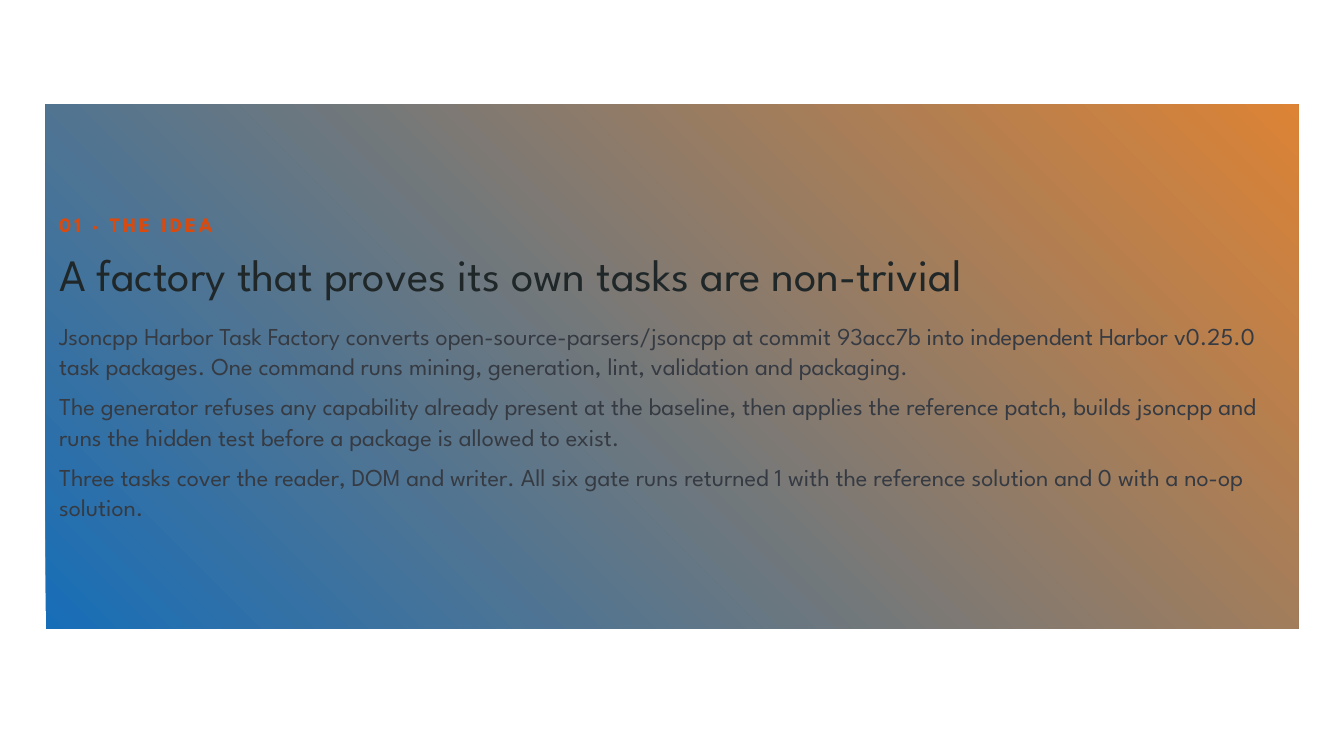
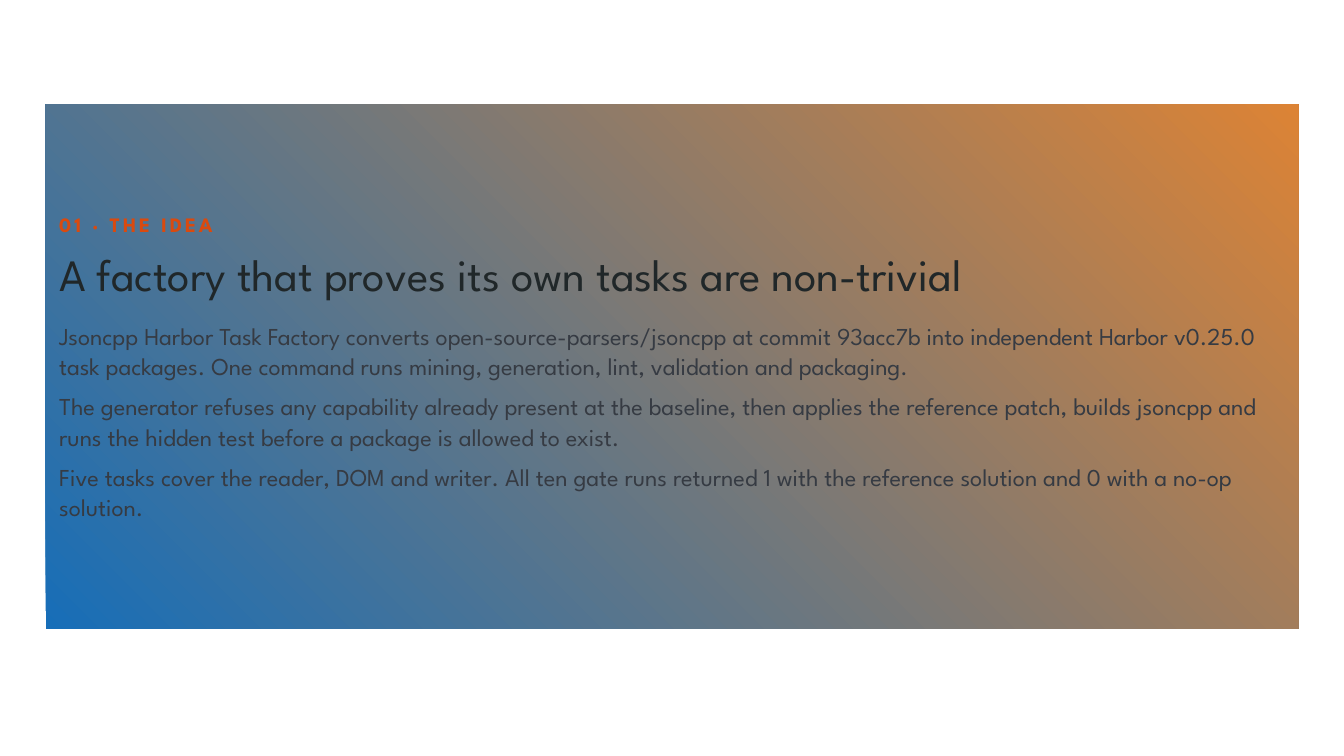
Before and after one commit to Divyanshu-kumar14/jsoncpp-harbor-factory, a slide deck: slide 2 of submission/Innodata_IDEA_SUBMISSION_jsoncpp.pptx. Drawn at 1344x756 pixels with LibreOffice and Linux fonts; fonts in the diff are those of the drawing; background and template pictures are left out. Boxes give left, top, right and bottom in pixels: in the first picture for what was removed or moved away, otherwise in the second. Text is boxed around its words. In the diff, an @@ line names an element or a change of style, - is before the commit and + after.

Commit message:
feat: add merge-patch and strict-number tasks; ship 5-task validated submission with audit

```diff
--- a/submission/Innodata_IDEA_SUBMISSION_jsoncpp.pptx
+++ b/submission/Innodata_IDEA_SUBMISSION_jsoncpp.pptx
@@ text in rectangle at bbox=[59, 469, 1232, 516]: text changed @@
-Three tasks cover the reader, DOM and writer. All six gate runs returned 1 with the reference solution and 0 with a no-op solution.
+Five tasks cover the reader, DOM and writer. All ten gate runs returned 1 with the reference solution and 0 with a no-op solution.
```
Also in this commit, not shown: 5 other slides changed, 46 other files.
